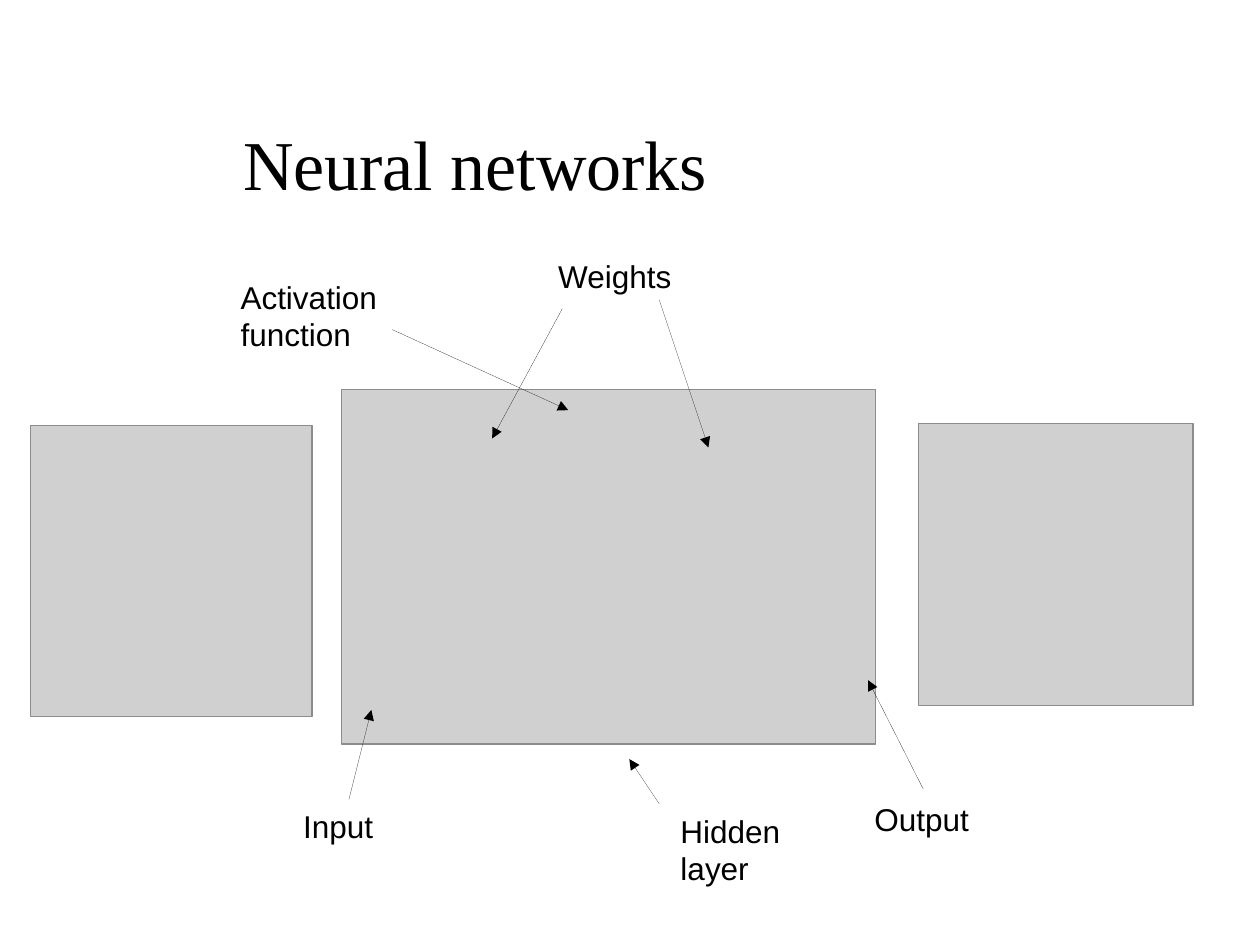
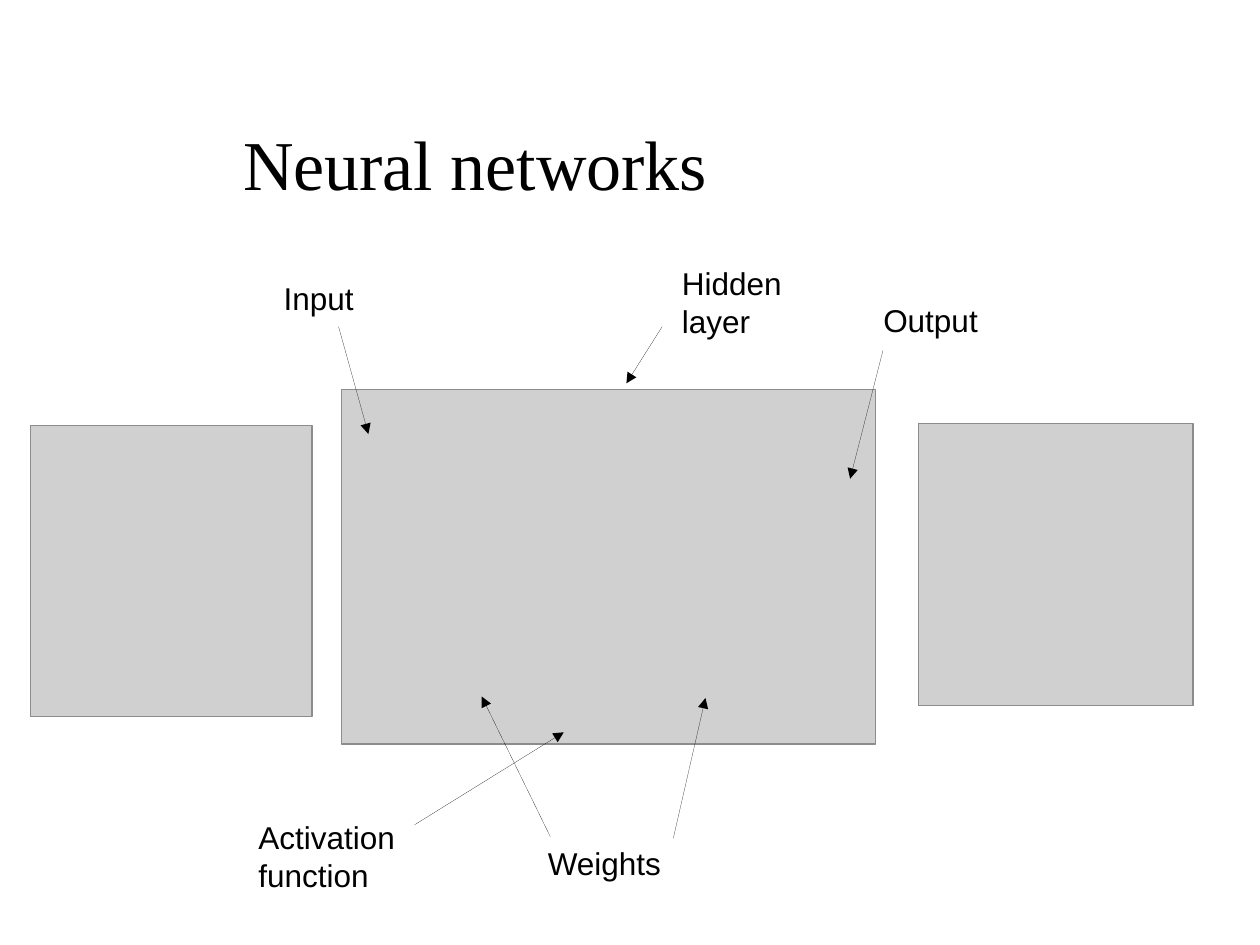
Before and after one commit to aaaaarvi/Projektarbete17, a slide deck: slide 7 of presentation/presentation.odp. Drawn at 1260x945 pixels with LibreOffice and Linux fonts; fonts in the diff are those of the drawing; grey boxes stand for pictures; background and template pictures are left out. Boxes give left, top, right and bottom in pixels: in the first picture for what was removed or moved away, otherwise in the second. Text is boxed around its words. In the diff, an @@ line names an element or a change of style, - is before the commit and + after.

```diff
--- a/presentation/presentation.odp
+++ b/presentation/presentation.odp
@@ text "Hidden" moved from (x1=680, y1=820, x2=780, y2=886) to (x1=682, y1=272, x2=782, y2=339) @@
@@ text "Input" moved from (x1=303, y1=816, x2=373, y2=844) to (x1=284, y1=288, x2=354, y2=316) @@
@@ text "Output" moved from (x1=874, y1=809, x2=968, y2=837) to (x1=883, y1=310, x2=977, y2=338) @@
@@ arrow moved from (349, 799) - (372, 709) to (339, 326) - (368, 433) @@
@@ arrow moved from (659, 804) - (629, 759) to (663, 326) - (626, 383) @@
@@ arrow moved from (924, 789) - (868, 680) to (883, 350) - (850, 479) @@
@@ arrow moved from (562, 309) - (493, 438) to (551, 837) - (481, 697) @@
@@ arrow moved from (659, 300) - (708, 447) to (673, 838) - (706, 698) @@
@@ arrow moved from (392, 330) - (568, 411) to (415, 825) - (563, 732) @@
@@ text "Activation" moved from (x1=241, y1=286, x2=377, y2=347) to (x1=258, y1=826, x2=394, y2=888) @@
@@ text "Weights" moved from (x1=558, y1=265, x2=671, y2=294) to (x1=548, y1=852, x2=661, y2=881) @@
```
